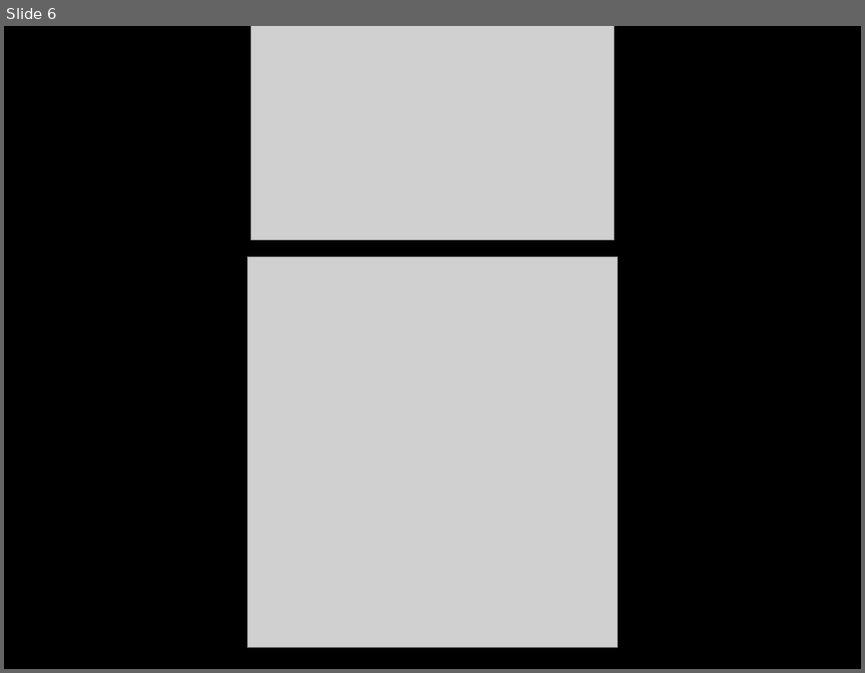
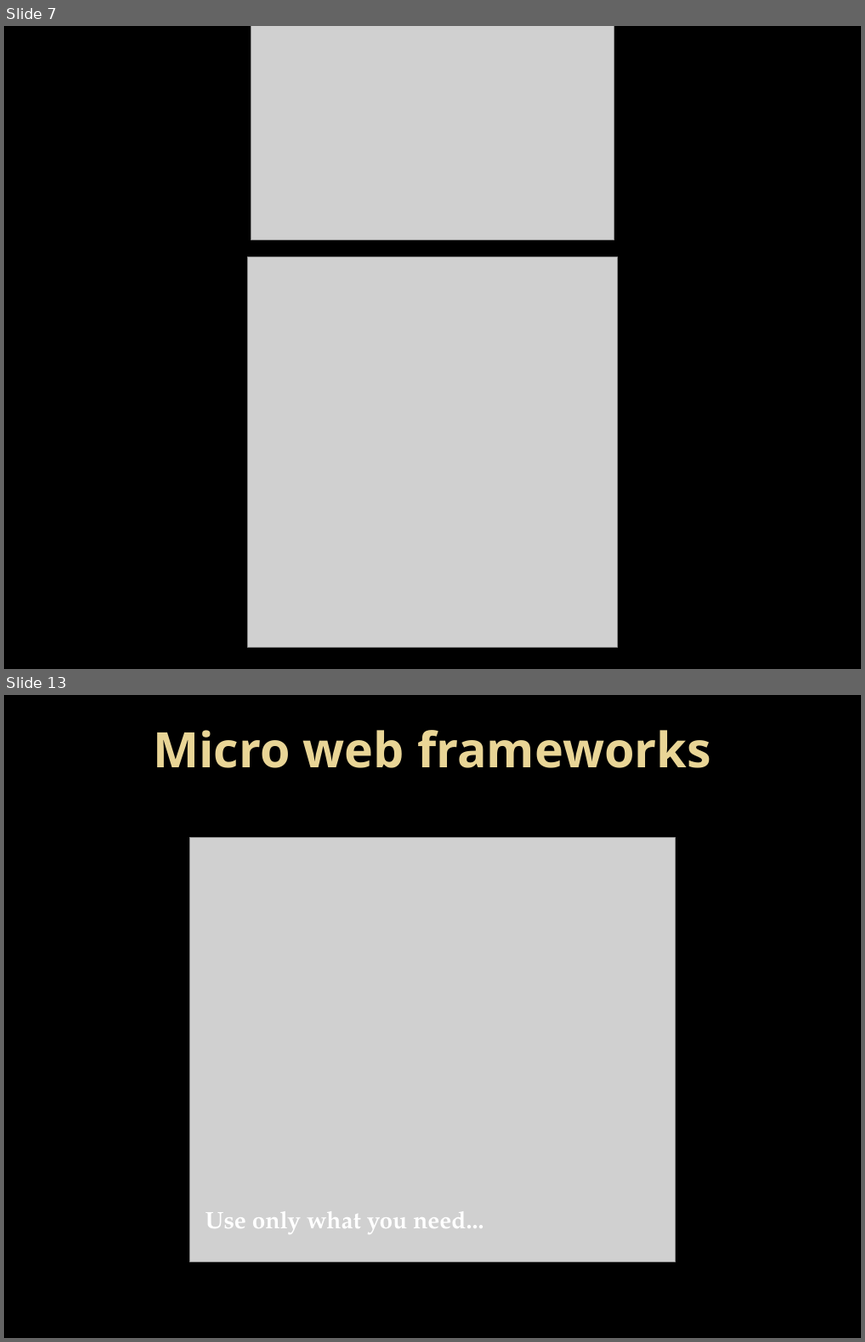
Before and after one commit to justinsoliz/ravendb_nancyfx_presentation, a slide deck: raven_nancy_slides.pptx. Shown one above the other, each under a label of ours: slide 6 before the commit, slides 7 and 13 after it; the slides between them are not shown. The pictures are 865x673 and 865x1342 pixels, drawn with LibreOffice and Linux fonts; fonts in the diff are those of the drawing; grey boxes stand for pictures; background and template pictures are left out. Boxes give left, top, right and bottom in pixels: in the first picture for what was removed or moved away, otherwise in the second. Text is boxed around its words. In the diff, an @@ line names an element or a change of style, - is before the commit and + after.

```diff
--- a/raven_nancy_slides.pptx
+++ b/raven_nancy_slides.pptx
@@ slide 13 added at (4, 695, 861, 1338), background picture (left out) @@
@@ title added at (153, 730, 711, 768), 41 pt, text gradient #EAD696 to #E7D081, bold @@
+Micro web frameworks
@@ picture added at (190, 838, 675, 1261) @@
@@ text added at (205, 1211, 483, 1234), 20 pt, text #FFFFFF, bold @@
+Use only what you need...
@@ what was slide 6 is now slide 7 @@
```
Also in this commit, not shown: 1 slide changed, 10 other slides added.
